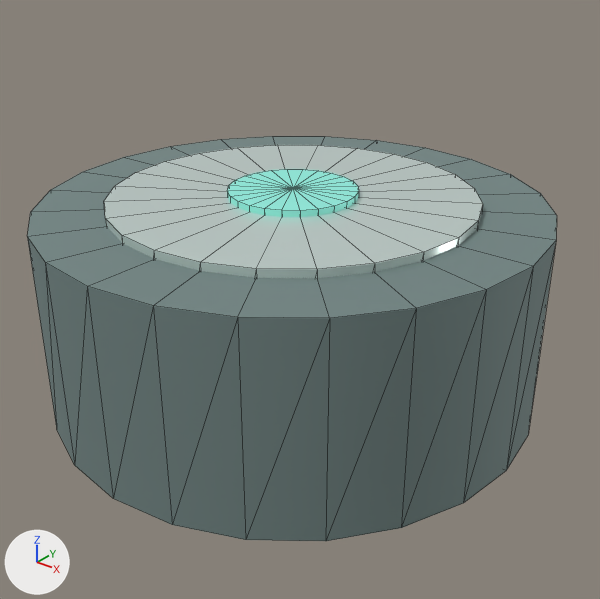
The glTF model assets/models/robots/ro1/wheel_eco.glb as it was, and as the next commit left it.
The view is the same before and after, from a 50 mm lens placed at (0.192, -0.235, 0.145), pointed at (0.002, 0.001, -0.001). Arrows for +X, +Y and +Z are at lower left; the lights stay in place. The older version comes first. Mesh edges are drawn as thin lines. Where no turn or scale is listed for an object, it has been applied to the vertices. Vertices at exactly the same position are counted once.

The older version as bpy lines, for what is in view:
```python
me_aero_disc = bpy.data.meshes.new('aero_disc')
me_aero_disc.from_pydata(...)  # a 24-sided cylinder along y spanning x -0.071..0.071, y -0.043..0.043, z -0.071..0.071
me_aero_disc.materials.append(mat_aero_disc_material)  # white #d5e5e0
me_hub = bpy.data.meshes.new('hub')
me_hub.from_pydata(...)  # a 24-sided cylinder along y spanning x -0.025..0.025, y -0.0455..0.0455, z -0.025..0.025
me_hub.materials.append(mat_hub_material)  # cyan #98f1e4
me_tire = bpy.data.meshes.new('tire')
me_tire.from_pydata(...)  # a 24-sided cylinder along z spanning x -0.098..0.098, y -0.098..0.098, z -0.04..0.04
me_tire.materials.append(mat_tire_material)  # grey #798d8b
ob_aero_disc = bpy.data.objects.new('aero_disc', me_aero_disc)
ob_aero_disc.location = (0.0, 0.0, 0.0)
ob_aero_disc.rotation_euler = (1.571, 0.0, 0.0)  # degrees (90, 0, 0)
ob_hub = bpy.data.objects.new('hub', me_hub)
ob_hub.location = (0.0, 0.0, 0.0)
ob_hub.rotation_euler = (1.571, 0.0, 0.0)  # degrees (90, 0, 0)
ob_tire = bpy.data.objects.new('tire', me_tire)
ob_tire.location = (0.0, 0.0, 0.0)
```
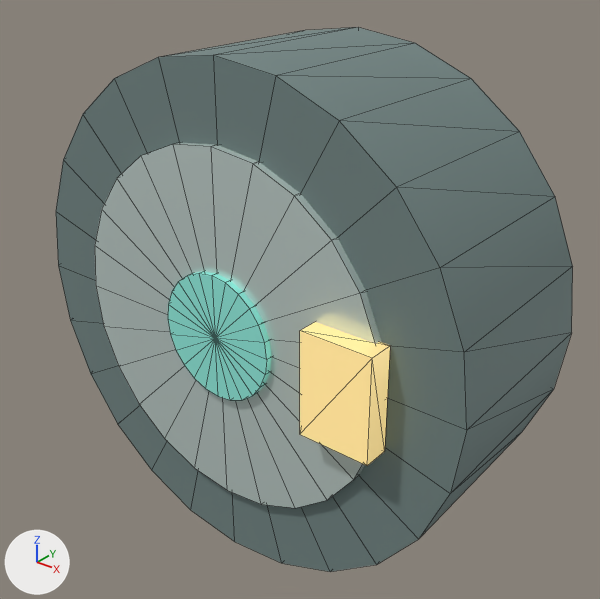
Where the newer file only moved an object's origin or applied its transform, the numbers keep the older frame.

The change, as a list of edits to the scene's bpy script:
```text
Add mat_rotation_witness_left_material:
    mat_rotation_witness_left_material = principled_material('rotation_witness_left_material')
    mat_rotation_witness_left_material.base_color = (0.957, 0.718, 0.294)  # yellow #fadc94
    mat_rotation_witness_left_material.metallic = 0.25
    mat_rotation_witness_left_material.roughness = 0.3
    mat_rotation_witness_left_material.emission_color = (0.459, 0.344, 0.141)  # yellow #b49e69
    mat_rotation_witness_left_material.emission_strength = 1.0
Change me_tire:
    used by ob_tire; location = (0.0, 0.0, 0.0)
    remove me_tire.from_pydata(...)  # 50 vertices, 96 faces; spans x -0.098..0.098, y -0.098..0.098, z -0.04..0.04
    add me_tire.from_pydata(...)  # 50 vertices, 96 faces; spans x -0.1..0.1, y -0.04..0.04, z -0.1..0.1
    me_tire part 1: the whole mesh is turned -90 degrees about the x axis through its middle and scaled by 1.02
Add me_rotation_witness_left:
    me_rotation_witness_left.from_pydata(...)  # a box spanning x -0.014..0.014, y -0.005..0.005, z -0.02..0.02
    me_rotation_witness_left.materials.append(mat_rotation_witness_left_material)  # yellow #fadc94, glowing yellow #b49e69
Change ob_aero_disc:
    ob_aero_disc.rotation_euler: (1.571, 0.0, 0.0) -> (0.0, 0.0, 0.0)  # degrees (90, 0, 0) -> degrees (0, 0, 0)
Add ob_rotation_witness_left:
    ob_rotation_witness_left = bpy.data.objects.new('rotation_witness_left', me_rotation_witness_left)
    ob_rotation_witness_left.location = (0.058, -0.046, 0.0)
```

Where the change shows, as pixel boxes (x1, y1, x2, y2) in the pictures (600 x 599 px):
'tire', mesh turned: before (27, 136, 557, 541); after (56, 27, 573, 572)
'aero_disc', turned: before (104, 145, 483, 278); after (95, 143, 381, 508)
'rotation_witness_left', added (yellow): after (300, 322, 390, 466)
